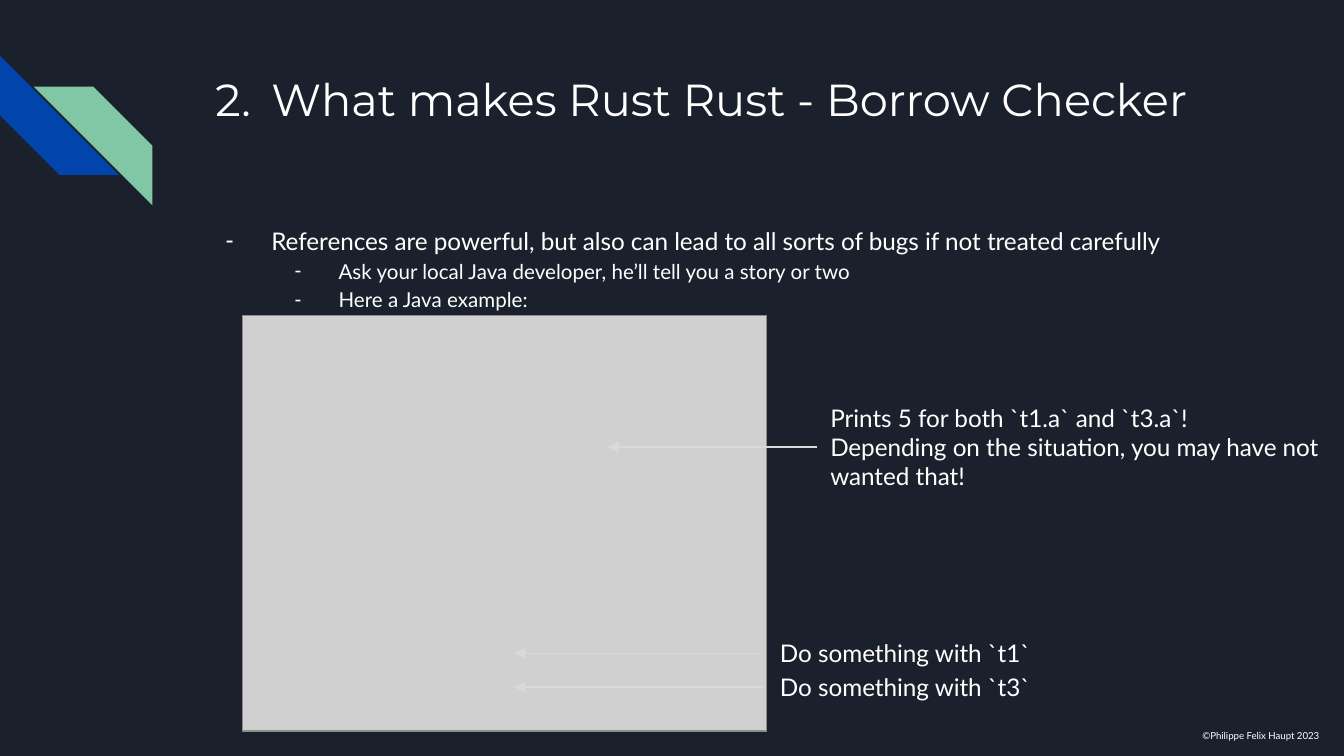
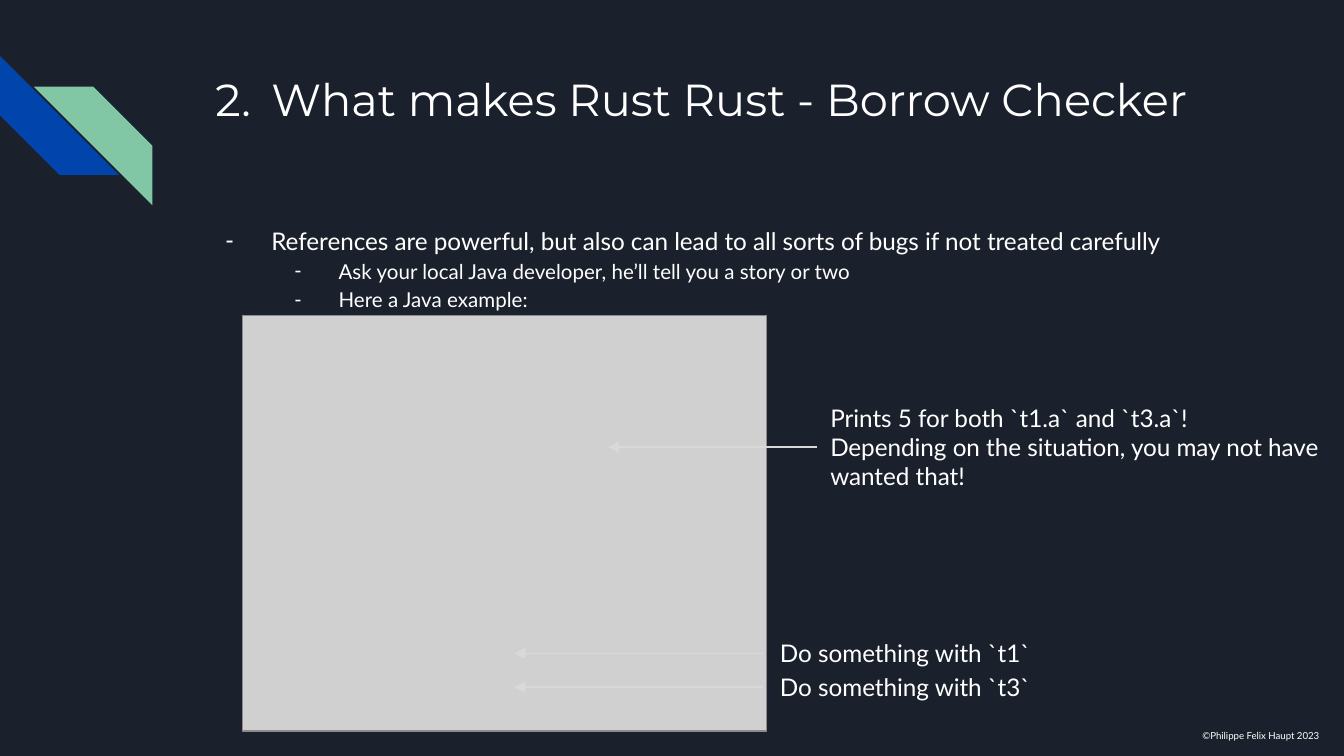
Before and after one commit to pfhaupt/progkurs, a slide deck: slide 117 of rust-beginner/session 05/05 - RUSTikales Rust for beginners.pptx. Drawn at 1344x756 pixels with LibreOffice and Linux fonts; fonts in the diff are those of the drawing; grey boxes stand for pictures. Boxes give left, top, right and bottom in pixels: in the first picture for what was removed or moved away, otherwise in the second. Text is boxed around its words. In the diff, an @@ line names an element or a change of style, - is before the commit and + after.

Commit message:
(Session 05) Fix formatting issues

```diff
--- a/rust-beginner/session 05/05 - RUSTikales Rust for beginners.pptx
+++ b/rust-beginner/session 05/05 - RUSTikales Rust for beginners.pptx
@@ text at (830,409,1318,485): text changed @@
-Prints 5 for both `t1.a` and `t3.a`!
-Depending on the situation, you may have not wanted that!
+Prints 5 for both `t1.a` and `t3.a`!
+Depending on the situation, you may not have wanted that!
```
